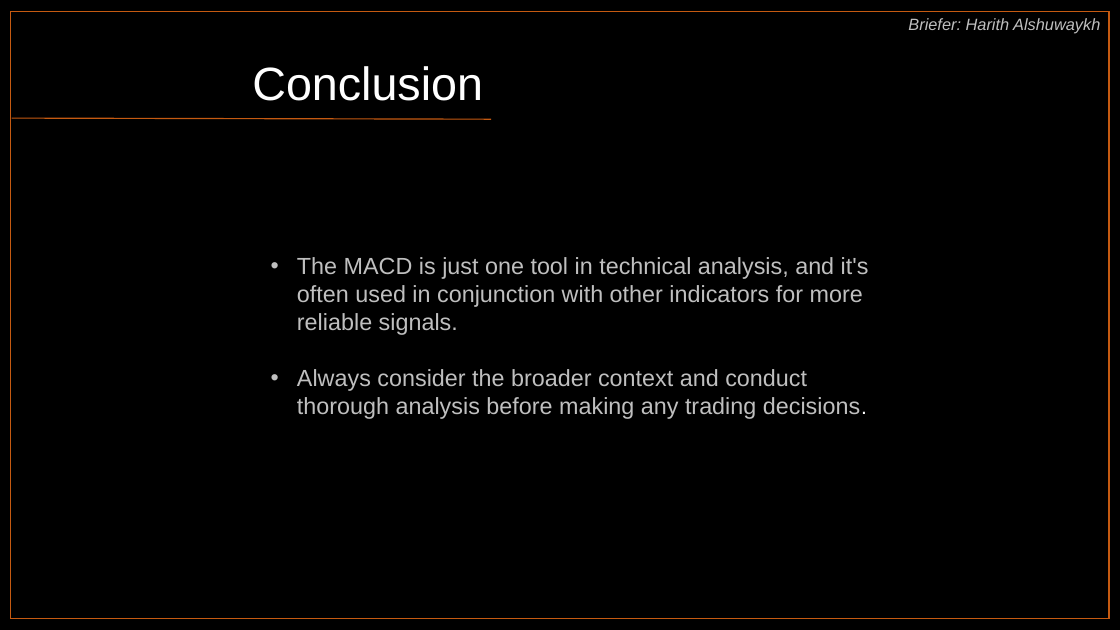
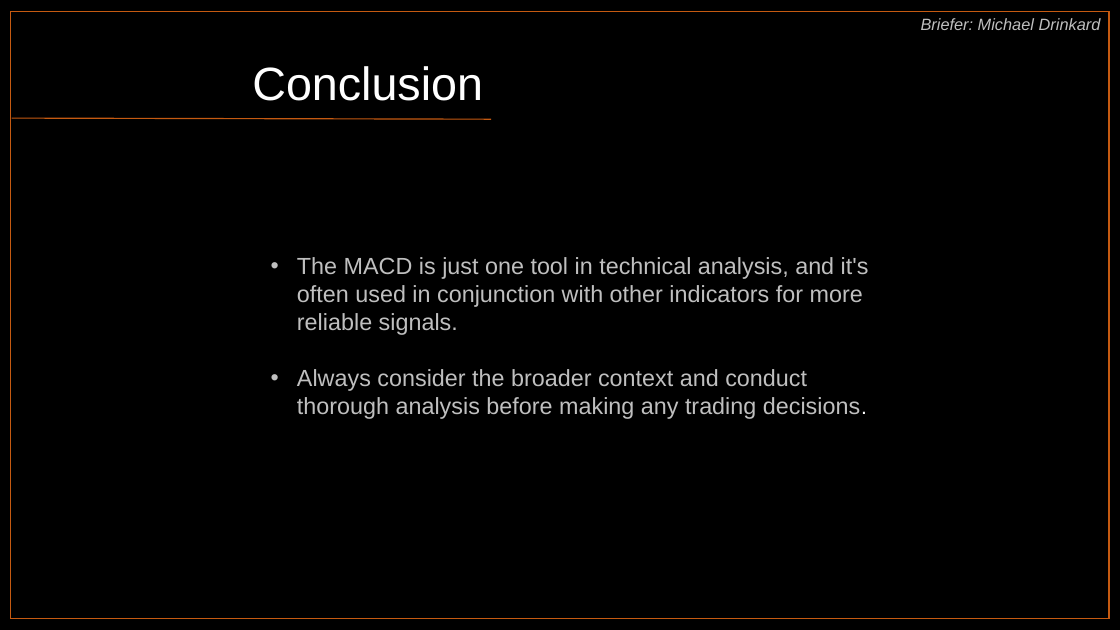
Before and after one commit to harithmd1/project1_group2, a slide deck: slide 20 of MACD_Indicators_Group_2.pptx (slide 18 before the commit). Drawn at 1120x630 pixels with LibreOffice and Linux fonts; fonts in the diff are those of the drawing. Boxes give left, top, right and bottom in pixels: in the first picture for what was removed or moved away, otherwise in the second. Text is boxed around its words. In the diff, an @@ line names an element or a change of style, - is before the commit and + after.

```diff
--- a/MACD_Indicators_Group_2.pptx
+++ b/MACD_Indicators_Group_2.pptx
@@ text at bbox=[921, 18, 1101, 30]: text changed @@
-Briefer: Harith Alshuwaykh
+Briefer: Michael Drinkard
```
Also in this commit, not shown: 12 other slides changed, 3 slides added, 1 slide removed.
